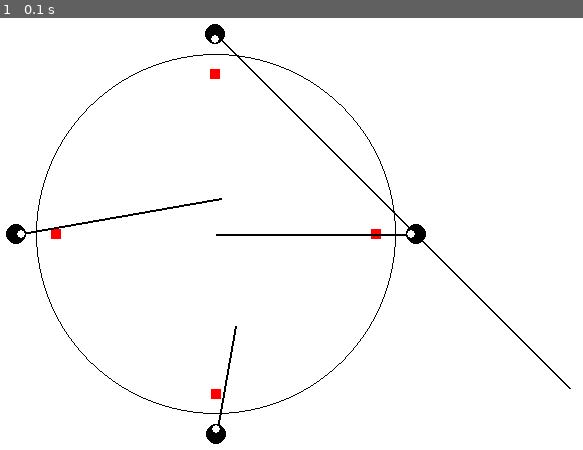
Above: before the commit, frame 1.
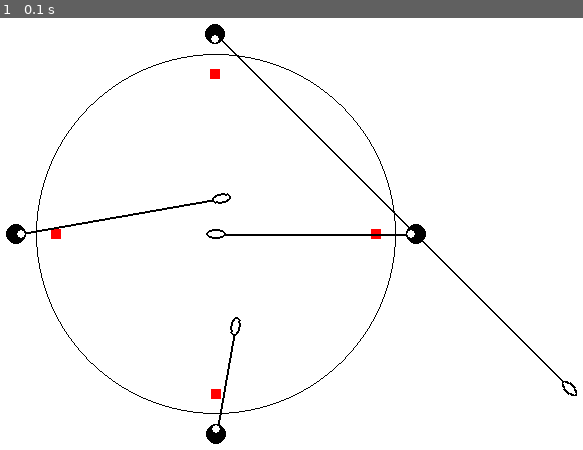
Above: after the commit, the same moment.

Repository: holistudio/mewantfood
Game: pygame game, started from pygame/game.py
Two runs of this game, one before a commit and one after it. Both use one fixed random seed, a clock stepped at 60 frames per second and the inputs below.
Inputs:
- Up to frame 1 (0.1 s): no input

The runs differ from the first frame. In frame 1, 0.1% of the frame differs, in the area x 35-99%, y 40-88%.

Commit message:
Update game.py
spoon ellipses!

Diff:
--- a/pygame/game.py
+++ b/pygame/game.py
@@ -30,6 +30,16 @@
     x = r * math.cos(theta_rad)
     y = r * math.sin(theta_rad)
     return x, y
+
+def draw_rotated_ellipse(surface, color, rect_center, r1, r2, angle, width=0):
+    """Draws a rotated ellipse on a surface."""
+    target_rect = pygame.Rect(rect_center, (0, 0)).inflate((r1 * 2, r2 * 2))
+    ellipse_surface = pygame.Surface(target_rect.size, pygame.SRCALPHA)
+    pygame.draw.ellipse(ellipse_surface, color, (0, 0, r1 * 2, r2 * 2), width)
+
+    rotated_surface = pygame.transform.rotate(ellipse_surface, -angle)
+
+    surface.blit(rotated_surface, rotated_surface.get_rect(center=rect_center))
 
 # Colors
 WHITE = (255, 255, 255)
@@ -83,6 +93,12 @@
         end_y = start_y + int(end_y_cart)
         pygame.draw.line(screen, BLACK, (start_x, start_y), (end_x, end_y), 2)
 
+        # Draw spoon head (ellipse)
+        # Draw filled white ellipse
+        draw_rotated_ellipse(screen, WHITE, (end_x, end_y), 10, 5, spoon_angle)
+        # Draw black outline
+        draw_rotated_ellipse(screen, BLACK, (end_x, end_y), 10, 5, spoon_angle, 2)
+
     # Draw agents
     for r, theta in agent_locations:
         x, y = polar_to_cartesian(r, theta)
